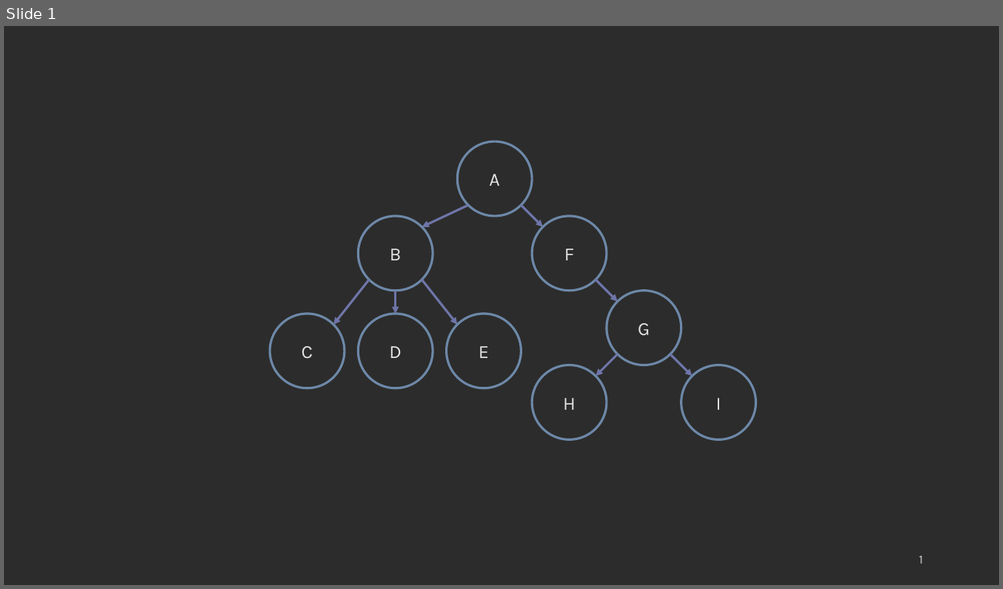
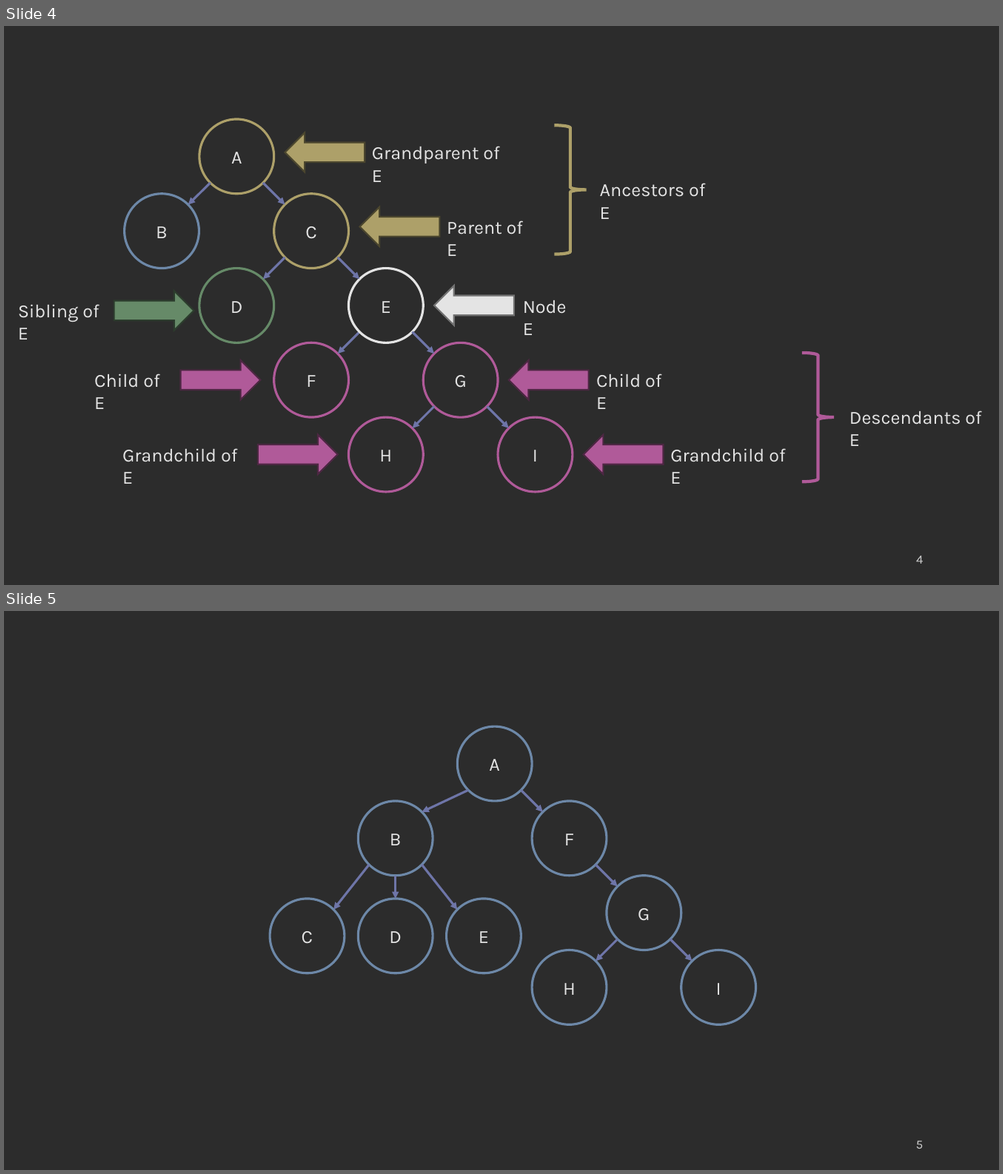
Before and after one commit to COP3530/edugator-content, a slide deck: trees/trees/images-ppt.pptx. Shown one above the other, each under a label of ours: slide 1 before the commit, slides 4 and 5 after it. The pictures are 1003x589 and 1003x1174 pixels, drawn with LibreOffice and Linux fonts; fonts in the diff are those of the drawing. Boxes give left, top, right and bottom in pixels: in the first picture for what was removed or moved away, otherwise in the second. Text is boxed around its words. In the diff, an @@ line names an element or a change of style, - is before the commit and + after.

```diff
--- a/trees/trees/images-ppt.pptx
+++ b/trees/trees/images-ppt.pptx
@@ slide 4 added at bbox=[4, 26, 999, 585], background #2C2C2C @@
@@ right brace added at bbox=[554, 125, 586, 255], outline #ADA069 3 pt @@
@@ group added at bbox=[94, 119, 785, 492]: 9 ellipses, 8 arrows, 7 texts, 5 left arrows, 2 right arrows @@
+C
+D
+F
+E
+G
+H
+I
+A
+B
+Node E
+Child of E
+Child of E
+Grandchild of E
+Grandchild of E
+Parent of E
+Grandparent of E
@@ text added at bbox=[600, 183, 705, 219], 18 pt, text #E4E4E4 @@
+Ancestors of E
@@ right arrow added at bbox=[114, 291, 193, 330], fill #668A68, outline #2D3C2E 1.5 pt @@
@@ text added at bbox=[18, 304, 99, 340], 18 pt, text #E4E4E4 @@
+Sibling of E
@@ right brace added at bbox=[802, 353, 834, 482], outline #B05A99 3 pt @@
@@ text added at bbox=[849, 411, 981, 446], 18 pt, text #E4E4E4 @@
+Descendants of E
@@ page number added at bbox=[916, 556, 922, 564], 12 pt, text #D1D1D1 @@
+4
@@ what was slide 1 is now slide 5 @@
@@ page number at bbox=[916, 1141, 922, 1149]: text changed @@
-1
+5
```
Also in this commit, not shown: 3 other slides added, 6 other files.
